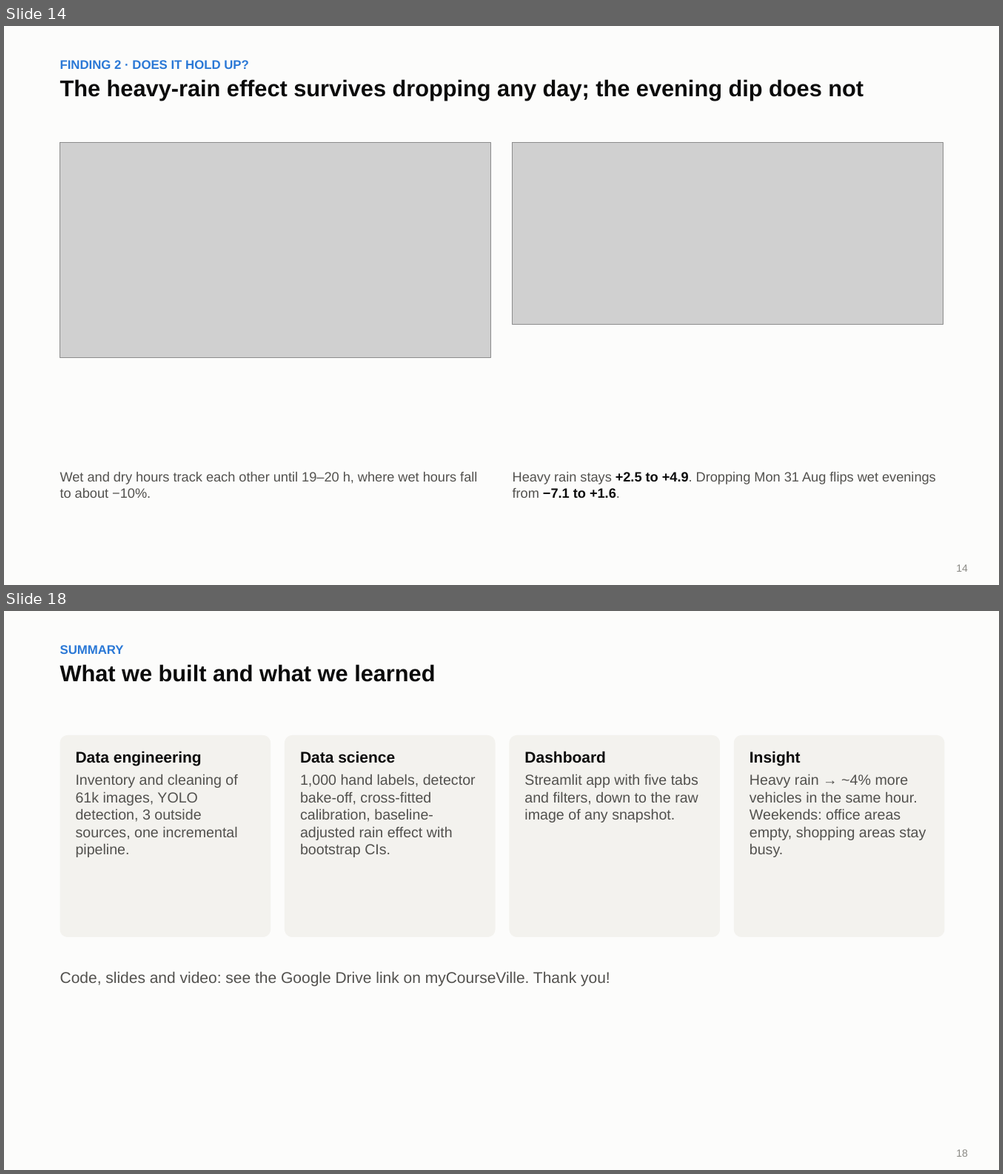
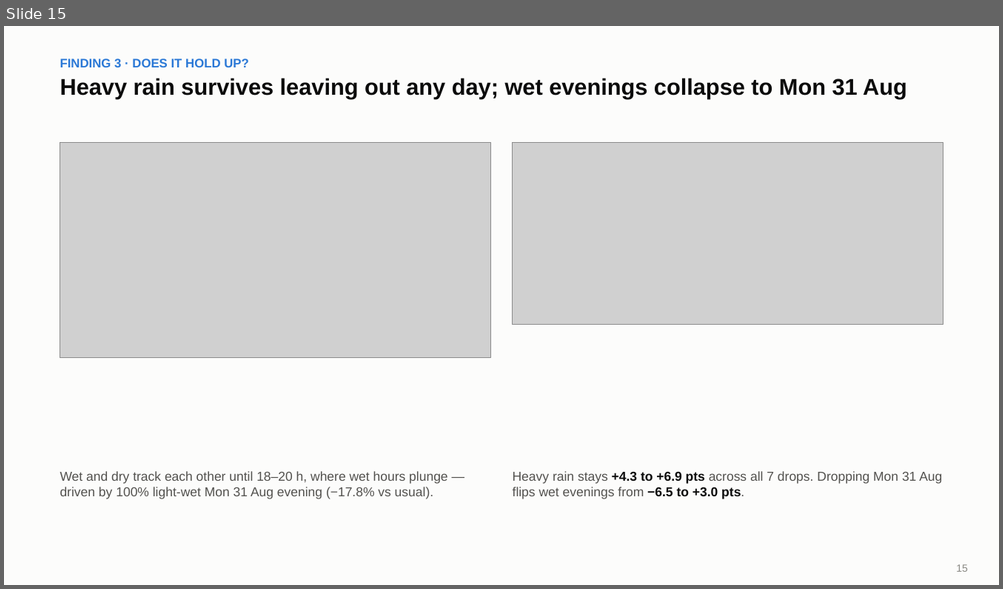
Before and after one commit to PEN1TENT/DSDE-final-project, a slide deck: reports/slides/slides.pptx. Shown one above the other, each under a label of ours: slides 14 and 18 before the commit, slide 15 after it; the slides between them are not shown. The pictures are 1003x1174 and 1003x589 pixels, drawn with LibreOffice and Linux fonts; fonts in the diff are those of the drawing; grey boxes stand for pictures. Boxes give left, top, right and bottom in pixels: in the first picture for what was removed or moved away, otherwise in the second. Text is boxed around its words. In the diff, an @@ line names an element or a change of style, - is before the commit and + after.

Commit message:
Add feed audit, Traffic DNA, rain DiD, tidal flow, spatial sync insights and 22-slide deck

```diff
--- a/reports/slides/slides.pptx
+++ b/reports/slides/slides.pptx
@@ slide 18 removed at box(4, 611, 999, 1170), background #FCFCFB @@
@@ text removed at box(60, 645, 124, 654) @@
-SUMMARY
@@ text removed at box(60, 664, 435, 682) @@
-What we built and what we learned
@@ rounded rectangle removed at box(60, 735, 270, 938) @@
@@ rounded rectangle removed at box(284, 735, 495, 938) @@
@@ rounded rectangle removed at box(509, 735, 720, 938) @@
@@ rounded rectangle removed at box(734, 735, 944, 938) @@
@@ text removed at box(76, 751, 202, 766) @@
-Data engineering
@@ text removed at box(300, 751, 395, 763) @@
-Data science
@@ text removed at box(524, 751, 606, 763) @@
-Dashboard
@@ text removed at box(749, 751, 800, 766) @@
-Insight
@@ text removed at box(76, 775, 237, 857) @@
-Inventory and cleaning of 61k images, YOLO detection, 3 outside sources, one incremental pipeline.
@@ text removed at box(300, 775, 475, 857) @@
-1,000 hand labels, detector bake-off, cross-fitted calibration, baseline-adjusted rain effect with bootstrap CIs.
@@ text removed at box(524, 775, 698, 823) @@
-Streamlit app with five tabs and filters, down to the raw image of any snapshot.
@@ text removed at box(749, 775, 925, 857) @@
-Heavy rain → ~4% more vehicles in the same hour. Weekends: office areas empty, shopping areas stay busy.
@@ text removed at box(60, 972, 610, 987) @@
-Code, slides and video: see the Google Drive link on myCourseVille. Thank you!
@@ text removed at box(956, 1150, 967, 1157) @@
-18
@@ what was slide 14 is now slide 15 @@
@@ slide 15 changed as well @@
@@ text at box(60, 59, 249, 67): text changed @@
-FINDING 2 · DOES IT HOLD UP?
+FINDING 3 · DOES IT HOLD UP?
@@ text at box(60, 78, 907, 99): text changed @@
-The heavy-rain effect survives dropping any day; the evening dip does not
+Heavy rain survives leaving out any day; wet evenings collapse to Mon 31 Aug
@@ text at box(60, 471, 447, 500): text changed; size 13 to 12.5 pt @@
-Wet and dry hours track each other until 19–20 h, where wet hours fall to about −10%.
+Wet and dry track each other until 18–20 h, where wet hours plunge — driven by 100% light-wet Mon 31 Aug evening (−17.8% vs usual).
@@ text at box(512, 471, 942, 500): text changed; size 13 to 12.5 pt @@
-Heavy rain stays +2.5 to +4.9. Dropping Mon 31 Aug flips wet evenings from −7.1 to +1.6.
+Heavy rain stays +4.3 to +6.9 pts across all 7 drops. Dropping Mon 31 Aug flips wet evenings from −6.5 to +3.0 pts.
@@ text at box(956, 565, 967, 572): text changed @@
-14
+15
```
Also in this commit, not shown: 15 other slides changed, 6 slides added, 1 other slide removed, 34 other files.
